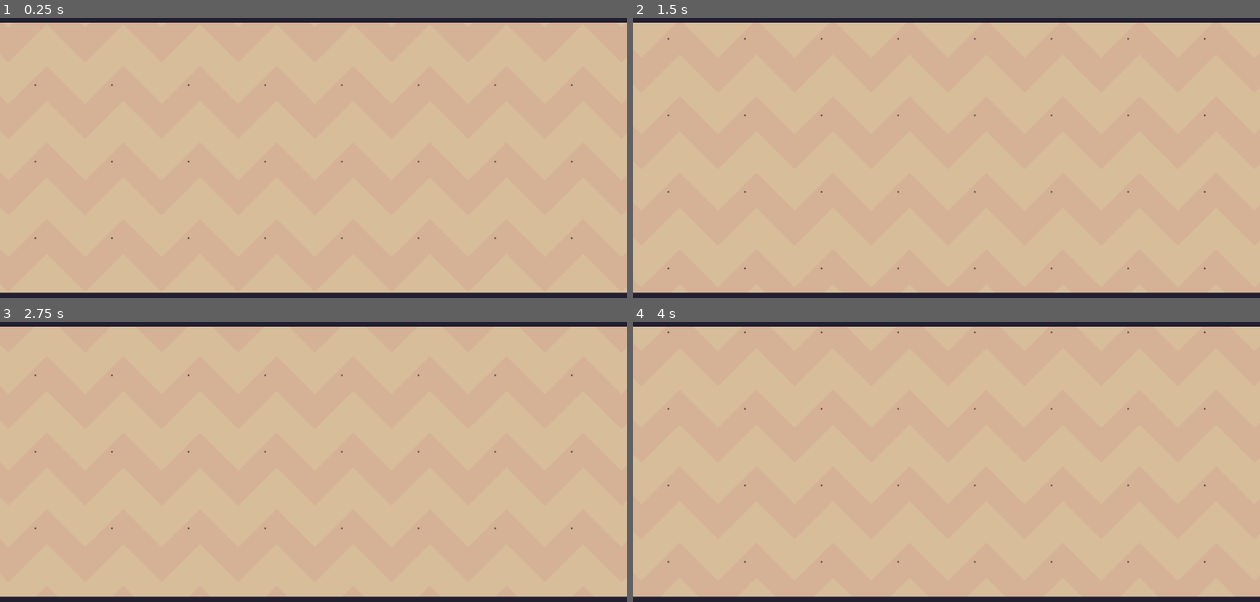
Above: before the commit, frames 1-4 (two rows, left to right).
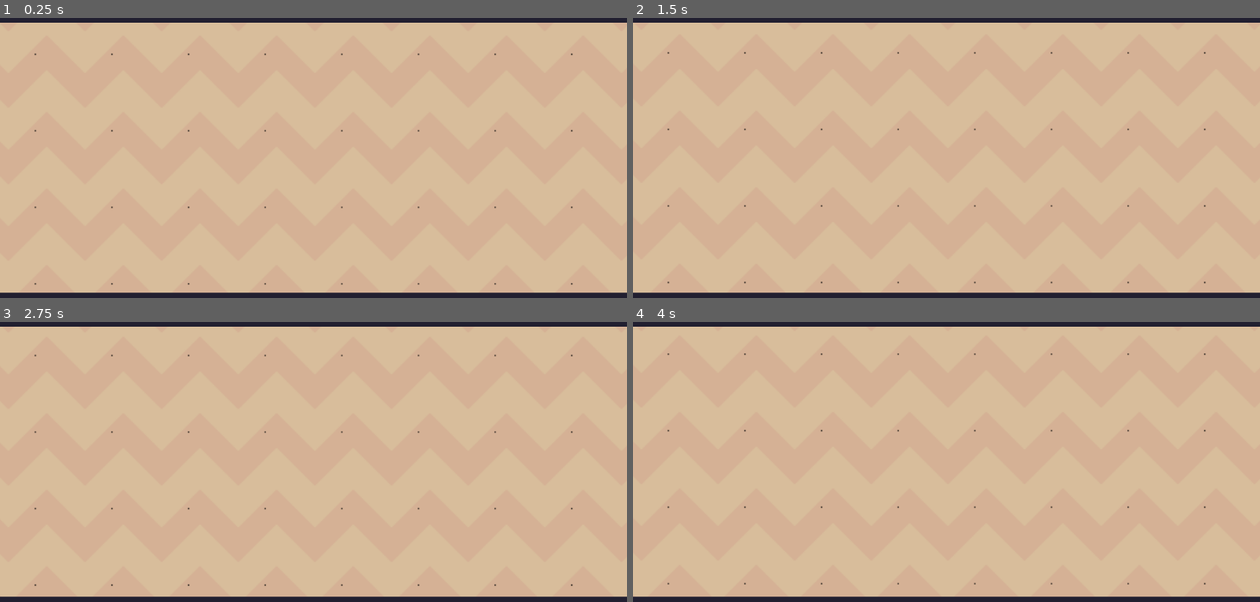
Above: after the commit, the same moments.

Repository: nikeshnaik/pixel_adventure_clone
Game: Godot game, scene res://scenes/level_1.tscn
The game is run twice, just before and just after one commit, with the same random seed, the same clock (stepped at 60 frames per second) and the same inputs.
Inputs:
- Up to frame 1 (0.25 s): no input
- Up to frame 2 (1.5 s): no input
- Up to frame 3 (2.75 s): no input
- Up to frame 4 (4 s): no input

The runs differ from the first frame. In frame 1, 0.1% of the frame differs, in the area x 5-92%, y 12-96%; in frame 2, 0.2%, in the area x 5-92%, y 7-95%; in frame 3, 0.1%; in frame 4, 0.2%.

Commit message:
fix: smooth animation

Diff:
--- a/scenes/level_1.tscn
+++ b/scenes/level_1.tscn
@@ -2,9 +2,8 @@
 
 [ext_resource type="Texture2D" uid="uid://cfmr0yvnelbog" path="res://assets/Background/Brown.png" id="2_ywgsw"]
 
-[sub_resource type="Animation" id="Animation_ahodx"]
-resource_name = "zigzag"
-length = 10.0
+[sub_resource type="Animation" id="Animation_ssmna"]
+length = 0.001
 loop_mode = 1
 tracks/0/type = "value"
 tracks/0/imported = false
@@ -13,14 +12,17 @@
 tracks/0/interp = 1
 tracks/0/loop_wrap = true
 tracks/0/keys = {
-"times": PackedFloat32Array(0, 10),
-"transitions": PackedFloat32Array(1.07177, 1.07177),
+"times": PackedFloat32Array(0, 10.1667),
+"transitions": PackedFloat32Array(1, 1),
 "update": 0,
-"values": [Rect2(-309.5, 226.5, 984.625, 226.25), Rect2(-309.5, 0, 984.625, 226)]
+"values": [Rect2(-309.5, -101.75, 984.625, 600.25), Rect2(-309.5, -101.75, 984.625, 600.25)]
 }
 
-[sub_resource type="Animation" id="Animation_ssmna"]
-length = 0.001
+[sub_resource type="Animation" id="Animation_ahodx"]
+resource_name = "zigzag"
+length = 9.0
+loop_mode = 1
+step = 0.0166667
 tracks/0/type = "value"
 tracks/0/imported = false
 tracks/0/enabled = true
@@ -28,10 +30,10 @@
 tracks/0/interp = 1
 tracks/0/loop_wrap = true
 tracks/0/keys = {
-"times": PackedFloat32Array(0),
-"transitions": PackedFloat32Array(1),
+"times": PackedFloat32Array(0, 4.5, 9),
+"transitions": PackedFloat32Array(1, 1, 1),
 "update": 0,
-"values": [Rect2(-309.5, -101.75, 984.625, 600.25)]
+"values": [Rect2(-309.5, 452.5, 984.625, 226.25), Rect2(-309.5, 226.25, 984.625, 226.25), Rect2(-309.5, 0, 984.625, 226.25)]
 }
 
 [sub_resource type="AnimationLibrary" id="AnimationLibrary_hksyk"]
@@ -54,6 +56,8 @@
 region_rect = Rect2(-309.5, -101.75, 984.625, 600.25)
 
 [node name="AnimationPlayer" type="AnimationPlayer" parent="Sprite2D"]
+callback_mode_process = 0
+callback_mode_discrete = 0
 libraries = {
 "": SubResource("AnimationLibrary_hksyk")
 }
